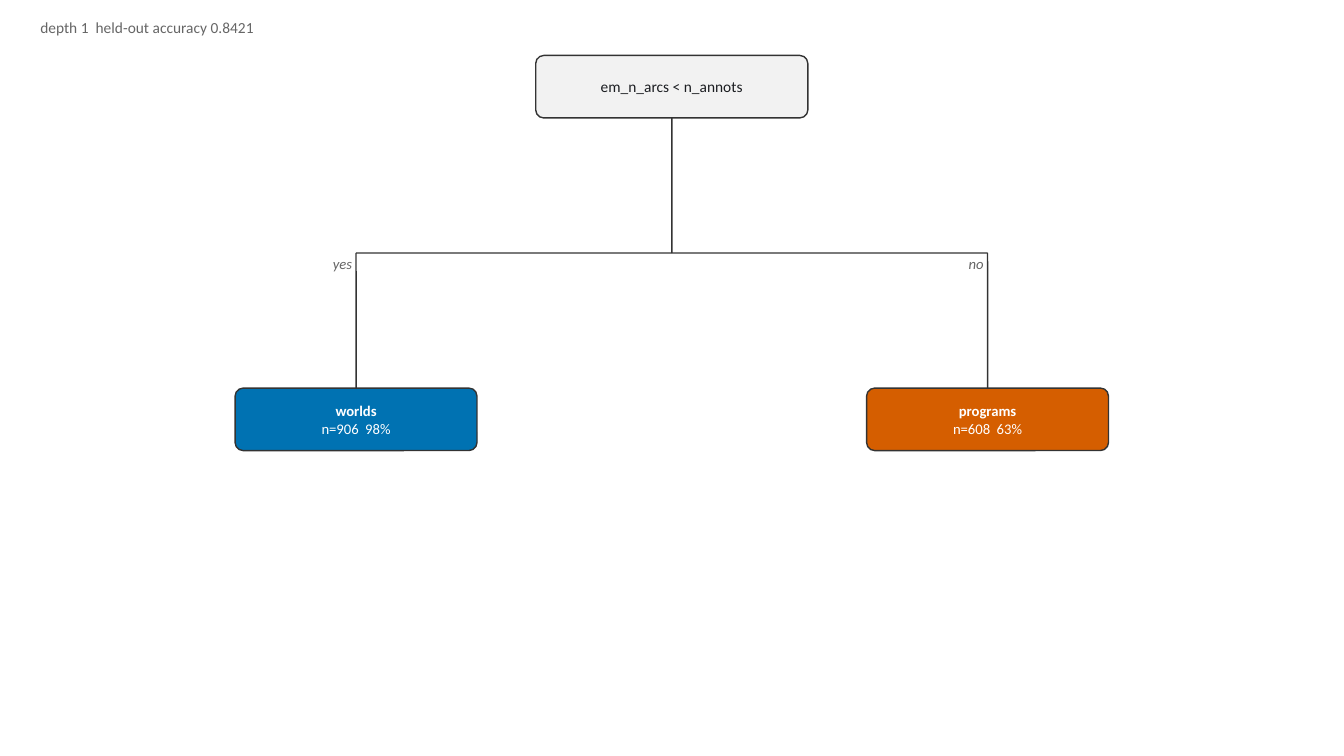
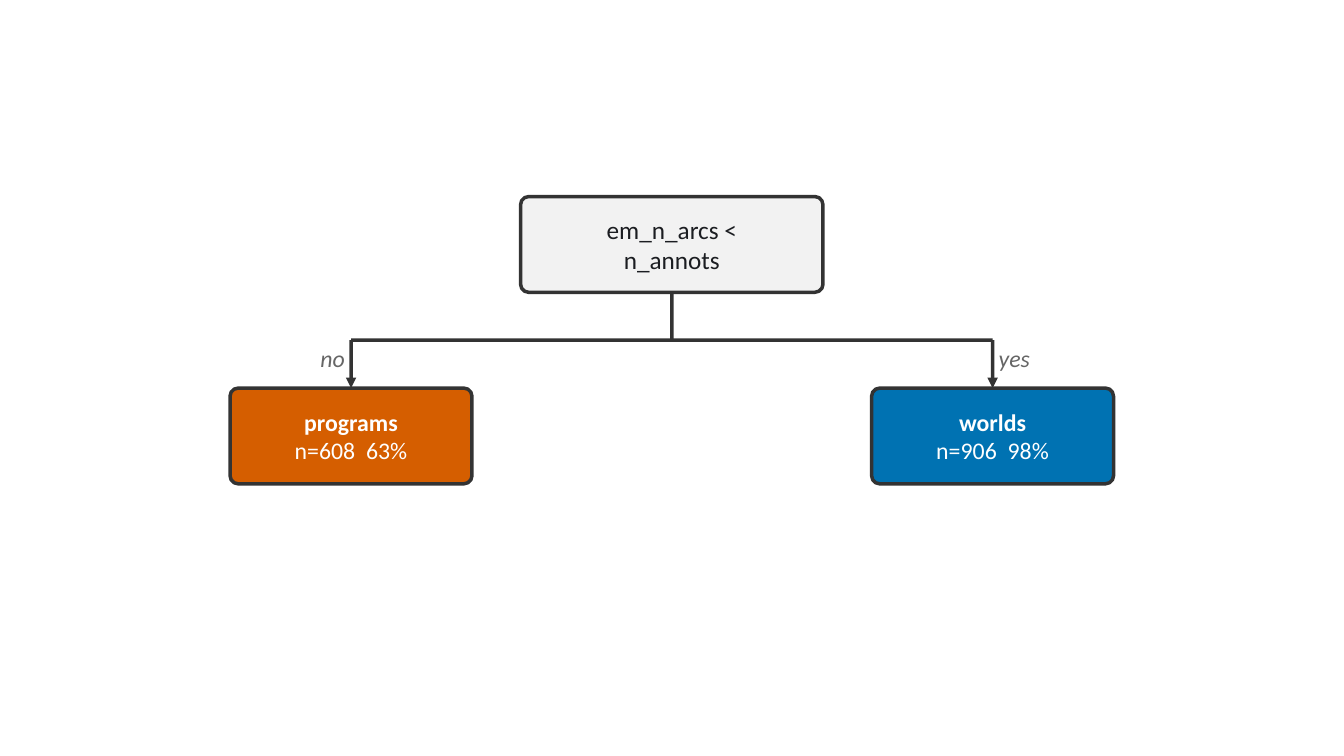
Before and after one commit to marioa-l/delp3Exp, a slide deck: slide 1 of results_tte/figures/final_trees_guided.pptx. Drawn at 1344x756 pixels with LibreOffice and Linux fonts; fonts in the diff are those of the drawing. Boxes give left, top, right and bottom in pixels: in the first picture for what was removed or moved away, otherwise in the second. Text is boxed around its words. In the diff, an @@ line names an element or a change of style, - is before the commit and + after.

```diff
--- a/results_tte/figures/final_trees_guided.pptx
+++ b/results_tte/figures/final_trees_guided.pptx
@@ text removed at [40,22,254,36] @@
-depth 1 held-out accuracy 0.8421
@@ rounded rectangle: place and size @@
-rounded rectangle at [536,55,809,118]
+rounded rectangle at [521,197,824,292]
@@ rounded rectangle at [521,197,824,292]: outline #333333 1 pt to #333333 2.5 pt; proportions changed @@
@@ text at [607,226,720,273]: text changed; size 11 to 18 pt @@
-em_n_arcs < n_annots
+em_n_arcs <
+n_annots
@@ line moved from (673, 118) - (673, 253) to (673, 292) - (673, 341) @@
@@ line (673, 292) - (673, 341): stroke #333333 1 pt to #333333 2.5 pt @@
@@ text "no": place and size @@
-text "no" at [969,262,984,269]
+text "no" at [320,355,344,367]
@@ text "no" at [320,355,344,367]: size 10.5 to 17 pt @@
@@ line moved from (356, 253) - (673, 253) to (351, 341) - (673, 341) @@
@@ line (351, 341) - (673, 341): stroke #333333 1 pt to #333333 2.5 pt @@
@@ line moved from (356, 253) - (356, 388) to (351, 341) - (351, 388) @@
@@ line (351, 341) - (351, 388): line to arrow; stroke #333333 1 pt to #333333 2.5 pt @@
@@ line moved from (673, 253) - (988, 253) to (673, 341) - (993, 341) @@
@@ line (673, 341) - (993, 341): stroke #333333 1 pt to #333333 2.5 pt @@
@@ line moved from (988, 253) - (988, 388) to (993, 341) - (993, 388) @@
@@ line (993, 341) - (993, 388): line to arrow; stroke #333333 1 pt to #333333 2.5 pt @@
@@ text "yes": place and size @@
-text "yes" at [333,262,352,272]
+text "yes" at [999,355,1030,371]
@@ text "yes" at [999,355,1030,371]: size 10.5 to 17 pt; alignment right to left @@
@@ rounded rectangle: place and size @@
-rounded rectangle at [235,388,477,451]
+rounded rectangle at [230,388,472,484]
@@ rounded rectangle at [230,388,472,484]: fill #0072B2 to #D55E00; outline #333333 1 pt to #333333 2.5 pt; proportions changed @@
@@ rounded rectangle: place and size @@
-rounded rectangle at [867,388,1109,451]
+rounded rectangle at [872,388,1114,484]
@@ rounded rectangle at [872,388,1114,484]: fill #D55E00 to #0072B2; outline #333333 1 pt to #333333 2.5 pt; proportions changed @@
@@ text at [295,419,407,460]: text changed; size 10.5 to 17 pt; bold on @@
-worlds
-n=906 98%
+programs
+n=608 63%
@@ text at [936,414,1049,460]: text changed; size 10.5 to 17 pt; bold off @@
-programs
-n=608 63%
+worlds
+n=906 98%
```
Also in this commit, not shown: 2 other slides changed, 1 other file.
